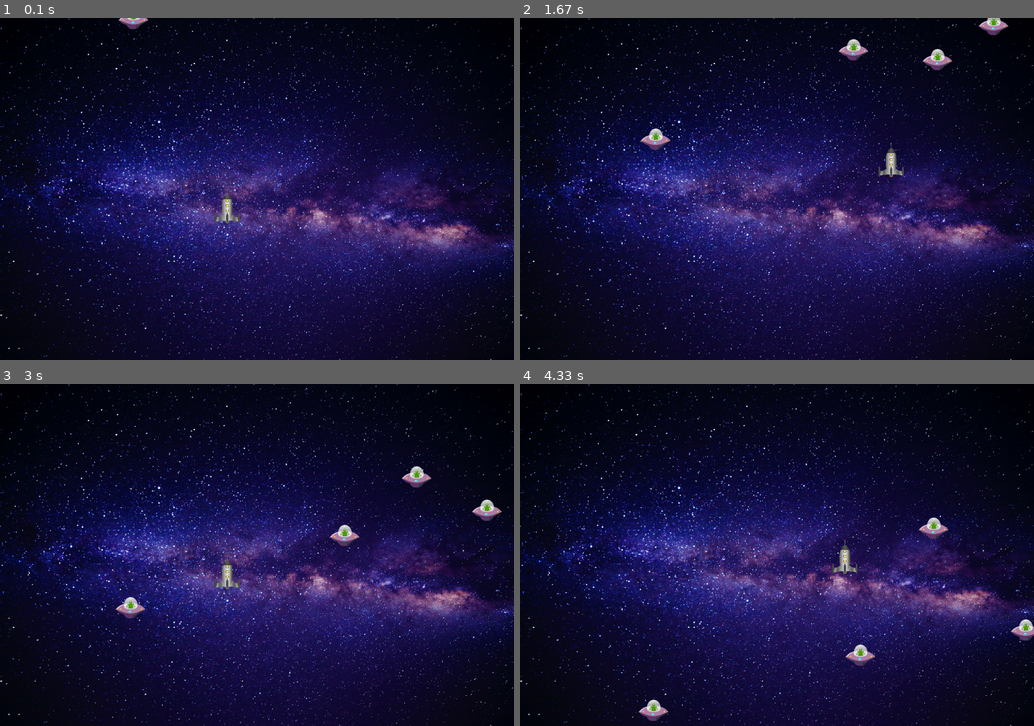
Above: before the commit, frames 1-4 (two rows, left to right).
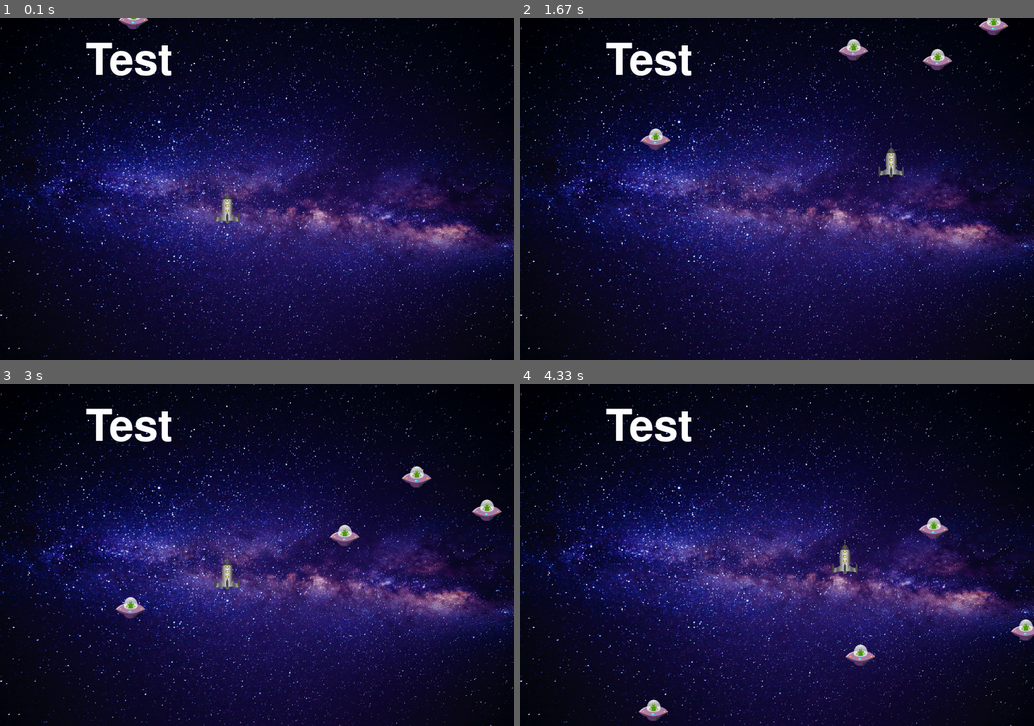
Above: after the commit, the same moments.

Repository: Pavel-Bylkov/shuter_pygame
Game: pygame game, started from main.py
Two runs of this game, one before a commit and one after it. Both use one fixed random seed, a clock stepped at 60 frames per second and the inputs below.
Inputs:
- Up to frame 1 (0.1 s): no input
- Up to frame 2 (1.67 s): hold D 0.33-0.8 s; hold W 0.83-1.13 s; hold D 1.17-1.63 s
- Up to frame 3 (3 s): hold A 1.67-2.2 s; hold S 2.23-2.53 s; hold A 2.57-2.97 s
- Up to frame 4 (4.33 s): hold W 3-3.37 s; hold D 3.4-4.03 s; hold S from 4.07 s (still down)

The runs differ from the first frame. In frame 1, 0.8% of the frame differs, in the area x 16-34%, y 7-17%; in frame 2, 0.8%; in frame 3, 0.8%; in frame 4, 0.8%.

Commit message:
add font

Diff:
--- a/main.py
+++ b/main.py
@@ -5,12 +5,24 @@
 # Todo Добавить взрывы и стрельбу
 # todo Добавить вывод информации на экран - текст
 
+# запускаем инициализацию pygame - настройка на наше железо
+pg.init()
+pg.font.init()
+
 # нам нужны такие картинки:
 img_back = "galaxy.jpg"  # фон игры
 img_hero = "rocket.png"  # герой
 img_enemy = "ufo.png"  # враг
 img_over = "gameover.jpeg"
 win_width, win_height = 1200, 800
+
+# цвета
+WHITE_COLOR = (255, 255, 255)
+BLACK_COLOR = (0, 0, 0)
+RED_COLOR = (255, 0, 0)
+GREEN_COLOR = (0, 255, 0)
+BLUE_COLOR = (0, 0, 255)
+YELLOW_COLOR = (255, 255, 0)
 
 
 class Hero(pg.sprite.Sprite):
@@ -56,8 +68,7 @@
     def reset(self, win):
         win.blit(self.image, (self.rect.x, self.rect.y))
 
-# запускаем инициализацию pygame - настройка на наше железо
-pg.init()
+
 
 # Создаем окошко
 pg.display.set_caption("Shooter")  # Title у окна
@@ -67,6 +78,12 @@
 
 # подготавливаем картинку для геймовера
 gameover = pg.transform.scale(pg.image.load(img_over), (win_width, win_height))
+
+
+# создаем шрифт
+font_temp = pg.font.Font(None, 150)
+# Картинка из шрифта
+text = font_temp.render("Test", 1, WHITE_COLOR)
 
 # создаем спрайты
 hero = Hero()
@@ -108,6 +125,8 @@
             window.blit(gameover, (0, 0))
             finish = True
 
+        window.blit(text, (200, 50))
+
         pg.display.update()
 
     # цикл срабатывает каждую 0.05 секунд
